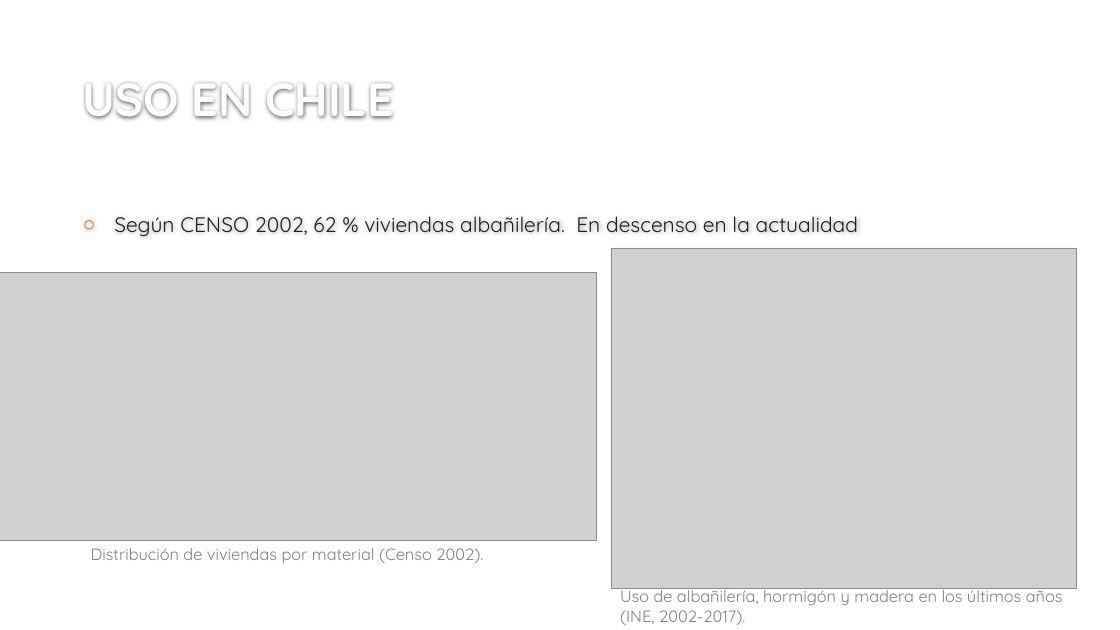
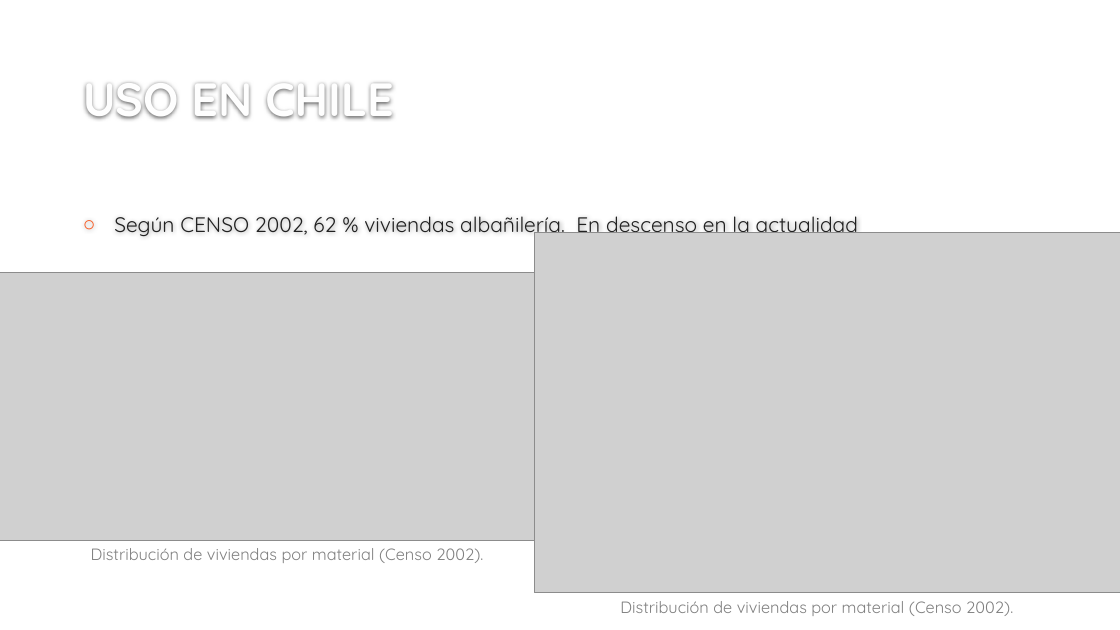
Before and after one commit to ppizarror/proyecto-CI6501, a slide deck: slide 9 of SISTEMAS CONSTRUCTIVOS EN ALBAÑILERIÁ.pptx (slide 8 before the commit). Drawn at 1120x630 pixels with LibreOffice and Linux fonts; fonts in the diff are those of the drawing; grey boxes stand for pictures; background and template pictures are left out. Boxes give left, top, right and bottom in pixels: in the first picture for what was removed or moved away, otherwise in the second. Text is boxed around its words. In the diff, an @@ line names an element or a change of style, - is before the commit and + after.

```diff
--- a/SISTEMAS CONSTRUCTIVOS EN ALBAÑILERIÁ.pptx
+++ b/SISTEMAS CONSTRUCTIVOS EN ALBAÑILERIÁ.pptx
@@ picture: place and size @@
-picture at [612, 248, 1077, 589]
+picture at [534, 232, 1120, 592]
@@ picture: place and size @@
-picture at [0, 272, 597, 540]
+picture at [0, 272, 573, 540]
@@ text removed at [620, 585, 1063, 625] @@
-Uso de albañilería, hormigón y madera en los últimos años (INE, 2002-2017).
@@ text added at [620, 601, 1013, 616], 14 pt, text #808080 @@
+Distribución de viviendas por material (Censo 2002).
```
Also in this commit, not shown: 5 other slides changed, 2 slides added, 1 slide removed.
